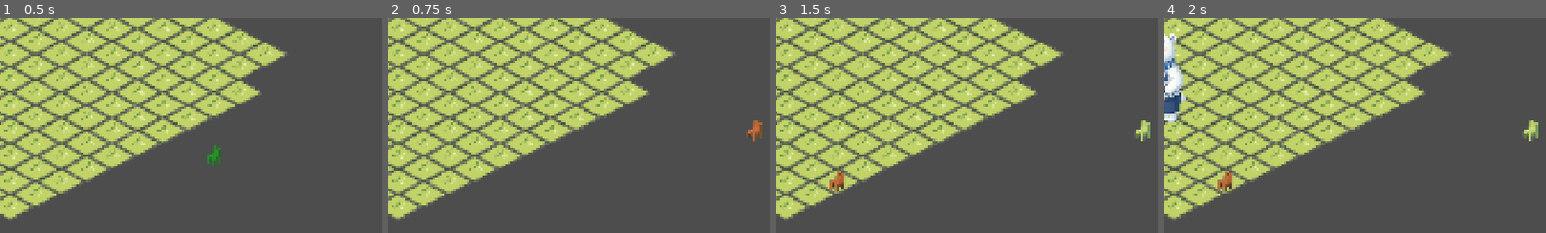
Above: before the commit, frames 1-4 (left to right).
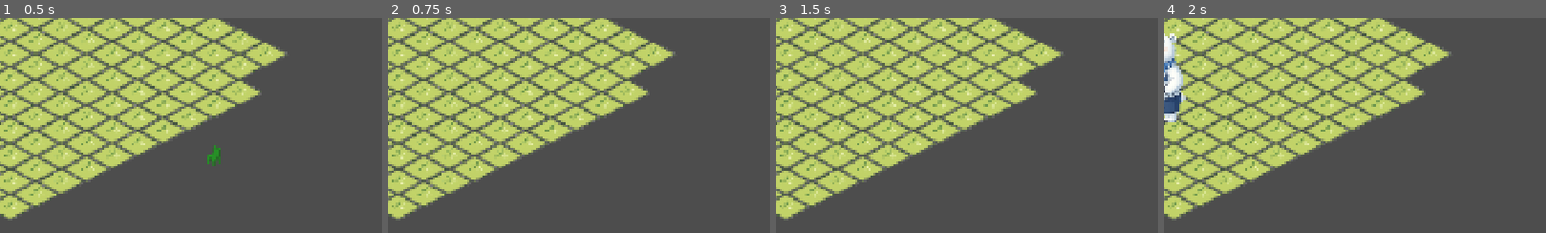
Above: after the commit, the same moments.

Repository: FernandoBATY/Polarv
Game: Godot game, scene res://scenes/world/game.tscn
Two runs of this game, one before a commit and one after it. Both use one fixed random seed, a clock stepped at 60 frames per second and the inputs below.
Inputs (mouse positions are % of the whole screen's width and height, from its top left):
- Up to frame 1 (0.5 s): no input
- Up to frame 2 (0.75 s): tap Enter at 0.5 s; move the mouse to (72, 45) at 0.52 s; hold D from 0.53 s (still down); click (72, 45) at 0.67 s
- Up to frame 3 (1.5 s): move the mouse to (30, 55) at 1.27 s; release D at 1.28 s; click (30, 55) at 1.42 s
- Up to frame 4 (2 s): no input
The pictures show only the part of the screen within x 22-72%, y 18-68%; the shares and areas given below are measured in that part.

Frame 1 is identical in both runs. In frame 2, 0.2% of the frame differs, in the area x 93-98%, y 47-58%; in frame 3, 0.5%, in the area x 14-98%, y 47-82%; in frame 4, 0.5%.

Commit message:
implementacion de modo de decoracion

Diff:
--- a/scripts/world/Game.gd
+++ b/scripts/world/Game.gd
@@ -1,12 +1,13 @@
 extends Node2D
+
 var occupied_cells: Dictionary = {}
 var current_preview_valid: bool = true
+var decoration_mode: bool = true
+
 @onready var player: CharacterBody2D = $Player
 @onready var grid_debug: Sprite2D = $GridDebug
 @onready var furniture_root: Node2D = $FurnitureRoot
 @onready var furniture_preview: Node2D = $FurniturePreview
-
-var last_cell: Vector2i = Vector2i(999999, 999999)
 
 const FURNITURE_ITEM_SCENE: PackedScene = preload("res://scenes/furniture/FurnitureItem.tscn")
 
@@ -18,7 +19,12 @@
 		player.z_index = int(player.global_position.y)
 
 	update_grid_debug()
-	update_furniture_preview()
+
+	if decoration_mode:
+		update_furniture_preview()
+		furniture_preview.visible = true
+	else:
+		furniture_preview.visible = false
 
 func update_grid_debug() -> void:
 	var cell: Vector2i = IsoGrid.world_to_grid(player.global_position)
@@ -46,9 +52,13 @@
 		preview_sprite.modulate = Color(1, 0, 0, 0.5)
 
 func _unhandled_input(event: InputEvent) -> void:
+	if event is InputEventKey:
+		if event.pressed and event.keycode == KEY_D:
+			decoration_mode = !decoration_mode
+			print("DECORATION MODE: ", decoration_mode)
+
 	if event is InputEventMouseButton:
-		if event.pressed and event.button_index == MOUSE_BUTTON_LEFT:
-
+		if decoration_mode and event.pressed and event.button_index == MOUSE_BUTTON_LEFT:
 			var mouse_position := get_global_mouse_position()
 			var cell := IsoGrid.world_to_grid(mouse_position)
 
